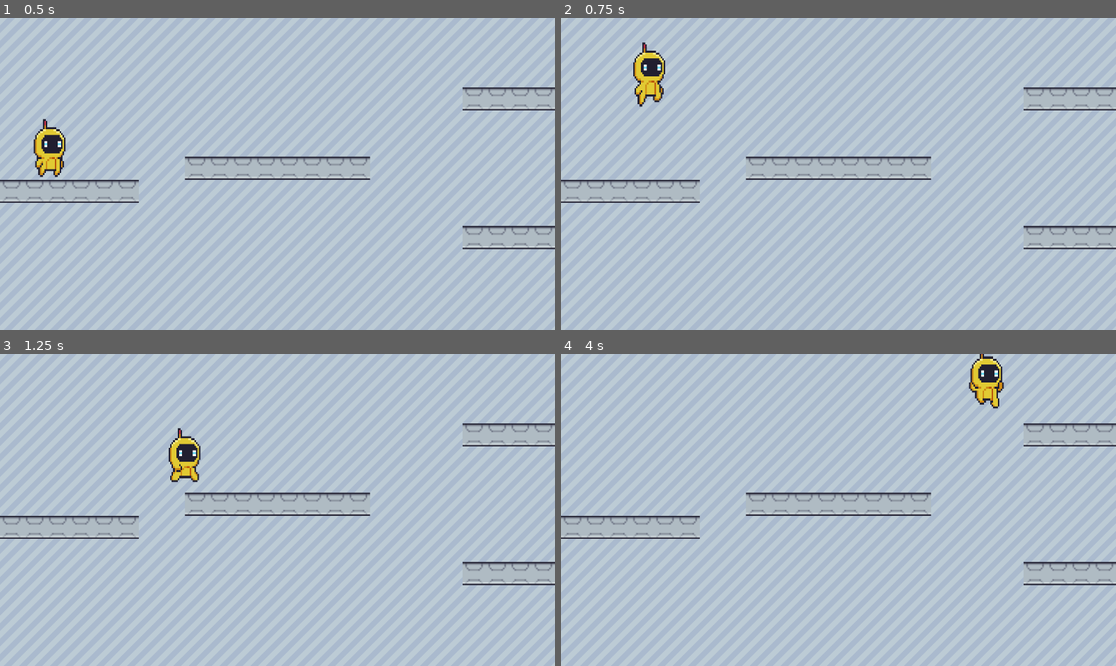
Above: before the commit, frames 1-4 (two rows, left to right).
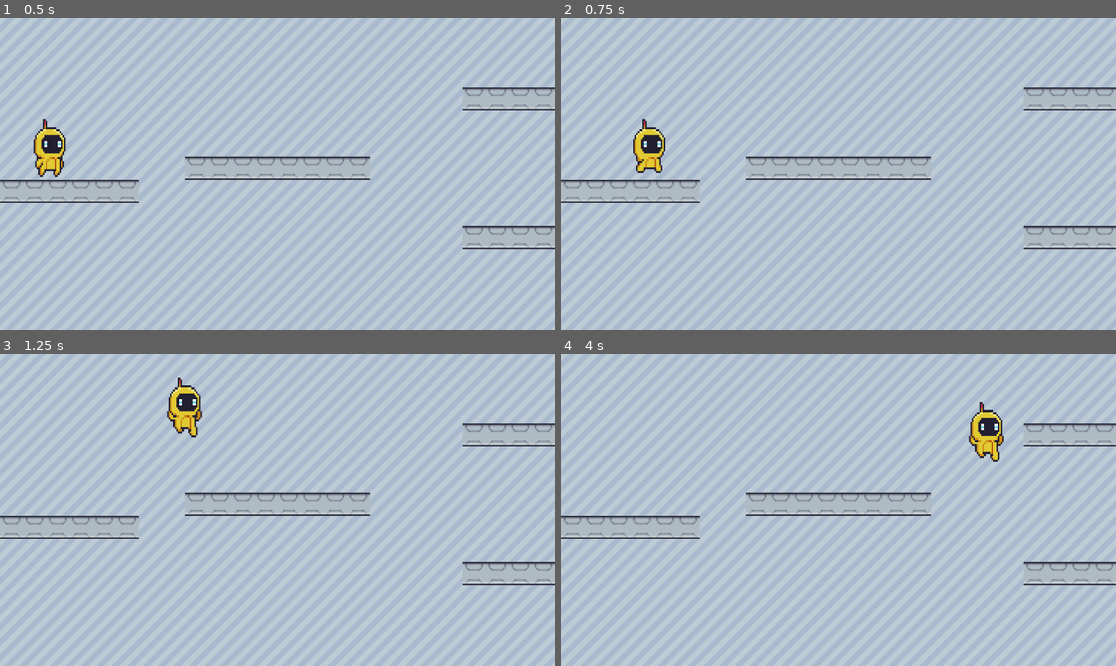
Above: after the commit, the same moments.

Repository: jmisidro/DDJD-PP
Game: Godot game, scene res://main.tscn
The game is run twice, just before and just after one commit, with the same random seed, the same clock (stepped at 60 frames per second) and the same inputs.
Inputs:
- Up to frame 1 (0.5 s): no input
- Up to frame 2 (0.75 s): tap Enter (ui_accept) at 0.5, 0.6 s; hold Right (ui_right) from 0.53 s (still down)
- Up to frame 3 (1.25 s): keep holding Right (ui_right); tap Space (jump, bound only after the commit) at 0.77, 0.8, 1.07 s
- Up to frame 4 (4 s): tap Space (jump, bound only after the commit) at 1.35, 1.52, 1.82, 2.3, 3.02, 3.32, 3.6, 3.77 s; tap Enter (ui_accept) at 1.55, 2.1, 2.85 s; release Right (ui_right) at 2.03 s; hold Left (ui_left) 2.03-2.78 s; hold Right (ui_right) from 2.78 s (still down)

Frame 1 is identical in both runs. In frame 2, 1.5% of the frame differs, in the area x 13-19%, y 7-50%; in frame 3, 1.5%; in frame 4, 1.6%, in the area x 73-80%, y 0-35%.

Commit message:
added input mapping

Diff:
--- a/artifact-odyssey/project.godot
+++ b/artifact-odyssey/project.godot
@@ -15,6 +15,28 @@
 config/features=PackedStringArray("4.3", "Mobile")
 config/icon="res://icon.svg"
 
+[input]
+
+left={
+"deadzone": 0.5,
+"events": [Object(InputEventKey,"resource_local_to_scene":false,"resource_name":"","device":-1,"window_id":0,"alt_pressed":false,"shift_pressed":false,"ctrl_pressed":false,"meta_pressed":false,"pressed":false,"keycode":0,"physical_keycode":4194319,"key_label":0,"unicode":0,"location":0,"echo":false,"script":null)
+, Object(InputEventKey,"resource_local_to_scene":false,"resource_name":"","device":-1,"window_id":0,"alt_pressed":false,"shift_pressed":false,"ctrl_pressed":false,"meta_pressed":false,"pressed":false,"keycode":0,"physical_keycode":65,"key_label":0,"unicode":97,"location":0,"echo":false,"script":null)
+]
+}
+right={
+"deadzone": 0.5,
+"events": [Object(InputEventKey,"resource_local_to_scene":false,"resource_name":"","device":-1,"window_id":0,"alt_pressed":false,"shift_pressed":false,"ctrl_pressed":false,"meta_pressed":false,"pressed":false,"keycode":0,"physical_keycode":4194321,"key_label":0,"unicode":0,"location":0,"echo":false,"script":null)
+, Object(InputEventKey,"resource_local_to_scene":false,"resource_name":"","device":-1,"window_id":0,"alt_pressed":false,"shift_pressed":false,"ctrl_pressed":false,"meta_pressed":false,"pressed":false,"keycode":0,"physical_keycode":68,"key_label":0,"unicode":100,"location":0,"echo":false,"script":null)
+]
+}
+jump={
+"deadzone": 0.5,
+"events": [Object(InputEventKey,"resource_local_to_scene":false,"resource_name":"","device":-1,"window_id":0,"alt_pressed":false,"shift_pressed":false,"ctrl_pressed":false,"meta_pressed":false,"pressed":false,"keycode":0,"physical_keycode":32,"key_label":0,"unicode":32,"location":0,"echo":false,"script":null)
+, Object(InputEventKey,"resource_local_to_scene":false,"resource_name":"","device":-1,"window_id":0,"alt_pressed":false,"shift_pressed":false,"ctrl_pressed":false,"meta_pressed":false,"pressed":false,"keycode":0,"physical_keycode":4194320,"key_label":0,"unicode":0,"location":0,"echo":false,"script":null)
+, Object(InputEventKey,"resource_local_to_scene":false,"resource_name":"","device":-1,"window_id":0,"alt_pressed":false,"shift_pressed":false,"ctrl_pressed":false,"meta_pressed":false,"pressed":false,"keycode":0,"physical_keycode":87,"key_label":0,"unicode":119,"location":0,"echo":false,"script":null)
+]
+}
+
 [physics]
 
 2d/default_gravity=2500.0
--- a/artifact-odyssey/scenes/main_character.gd
+++ b/artifact-odyssey/scenes/main_character.gd
@@ -21,12 +21,12 @@
 
 
 	# Handle jump.
-	if Input.is_action_just_pressed("ui_accept") and is_on_floor():
+	if Input.is_action_just_pressed("jump") and is_on_floor():
 		velocity.y = JUMP_VELOCITY
 
 	# Get the input direction and handle the movement/deceleration.
 	# As good practice, you should replace UI actions with custom gameplay actions.
-	var direction := Input.get_axis("ui_left", "ui_right")
+	var direction := Input.get_axis("left", "right")
 	if direction:
 		velocity.x = direction * SPEED
 	else:
